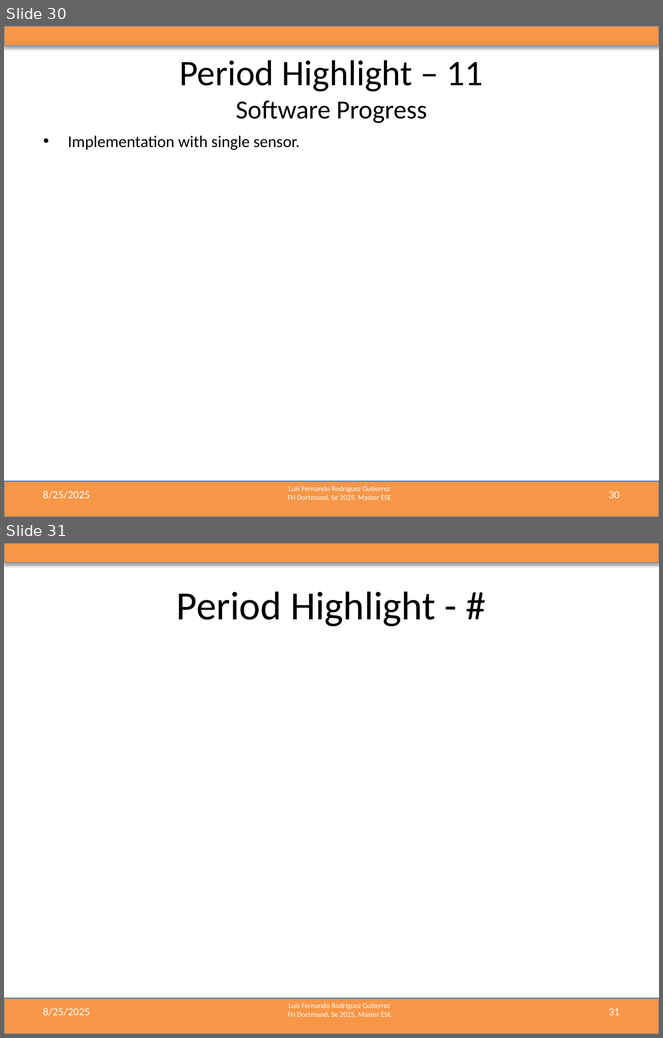
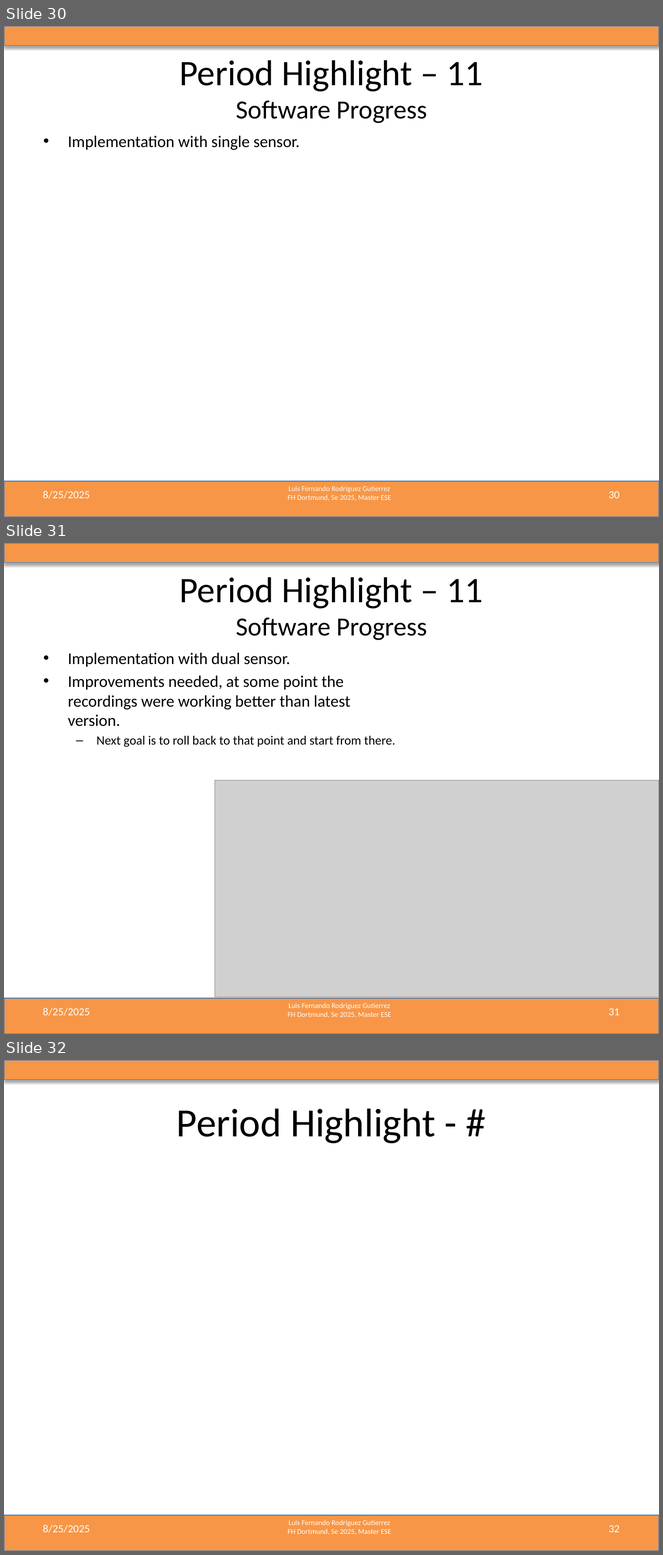
Before and after one commit to LF-RoGu/ResearchProject, a slide deck: 06_PresentationUpdates/Radar_ResearchProject.pptx. Shown one above the other, each under a label of ours: slides 30 and 31 before the commit, slides 30, 31 and 32 after it. The pictures are 663x1038 and 663x1555 pixels, drawn with LibreOffice and Linux fonts; fonts in the diff are those of the drawing; grey boxes stand for pictures. Boxes give left, top, right and bottom in pixels: in the first picture for what was removed or moved away, otherwise in the second. Text is boxed around its words. In the diff, an @@ line names an element or a change of style, - is before the commit and + after.

Commit message:
forgot to add move-around images

```diff
--- a/06_PresentationUpdates/Radar_ResearchProject.pptx
+++ b/06_PresentationUpdates/Radar_ResearchProject.pptx
@@ slide 31 added at <box>4,543,659,1034</box>, background #FFFFFF; not listed: 3 template elements that a slide beside it also shows @@
@@ title added at <box>179,577,483,640</box>, 39.6 pt, text #000000 @@
+Period Highlight – 11
+Software Progress
@@ text added at <box>68,653,396,747</box>, 18 pt, text #000000 @@
+• Implementation with dual sensor.
+• Improvements needed, at some point the recordings were working better than latest version.
+  – Next goal is to roll back to that point and start from there.
@@ picture added at <box>215,780,659,997</box> @@
@@ text added at <box>43,1008,90,1016</box>, 12 pt, text #FFFFFF @@
+8/25/2025
@@ page number added at <box>609,1008,620,1016</box>, 12 pt, text #FFFFFF @@
+31
@@ what was slide 31 is now slide 32 @@
@@ page number at <box>609,1525,620,1533</box>: text changed @@
-31
+32
```
